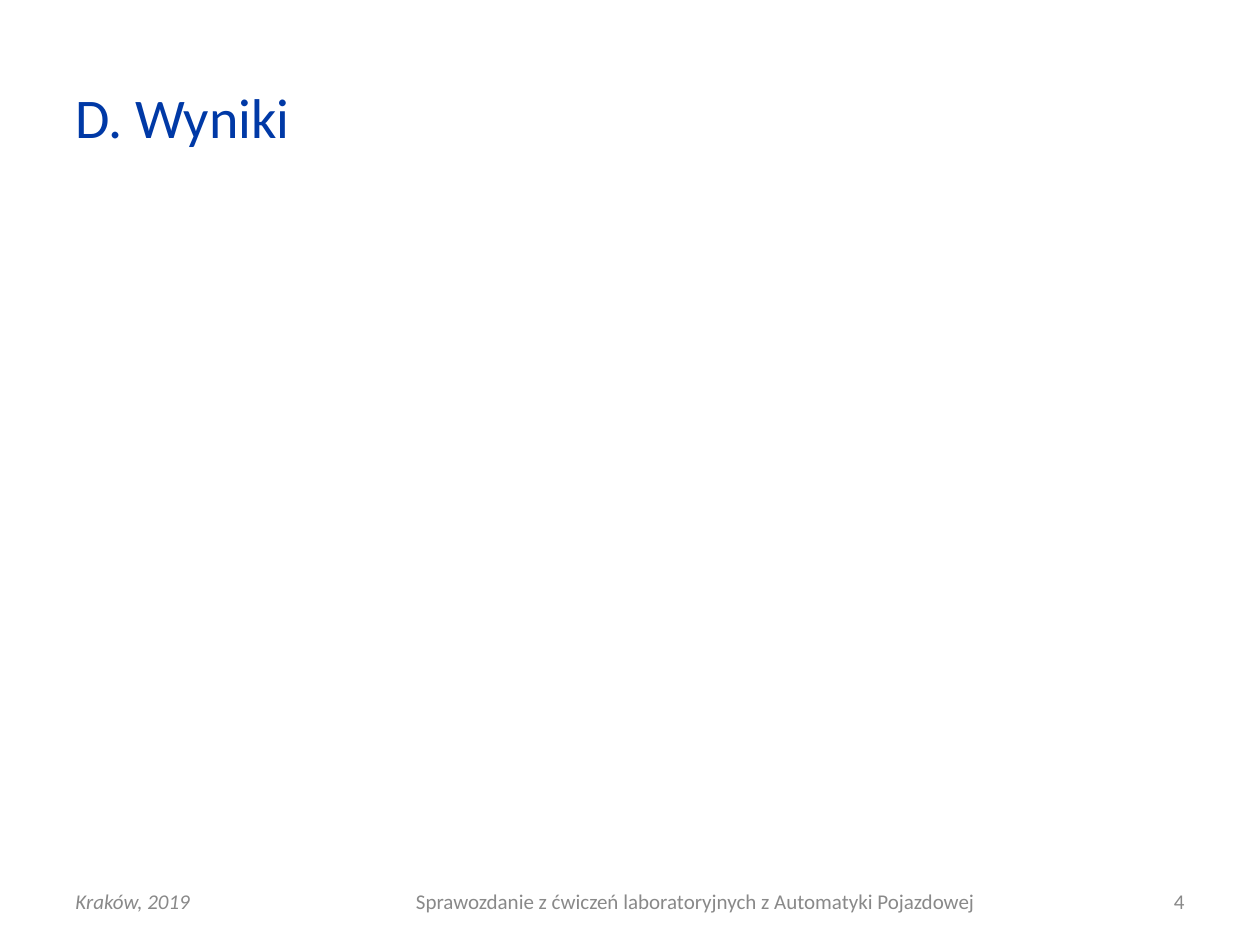
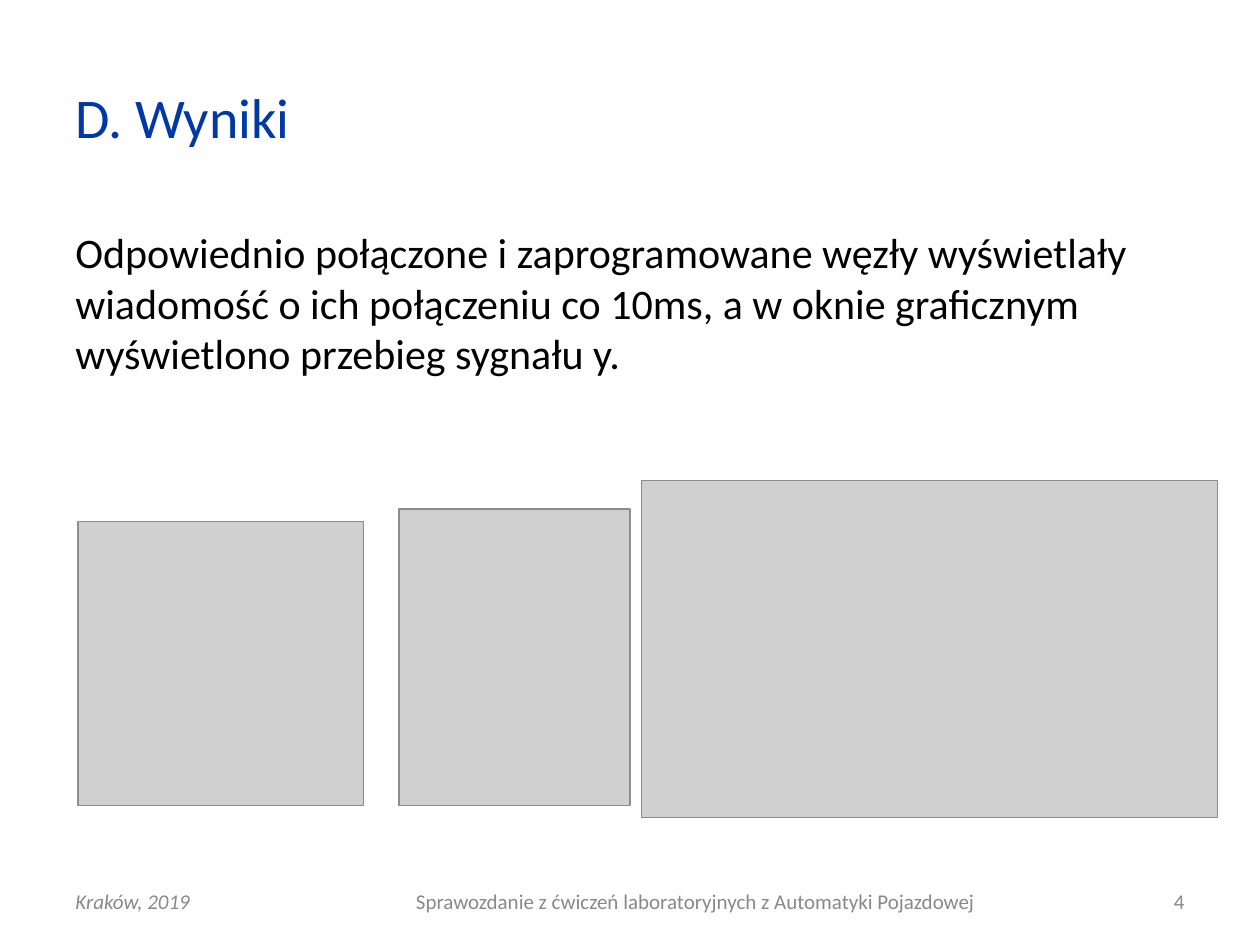
Before and after one commit to elfsonix/Automatyka-Pojazdowa, a slide deck: slide 4 of ananasy/AP_L04_20190306_0930_G03.ppt. Drawn at 1260x945 pixels with LibreOffice and Linux fonts; fonts in the diff are those of the drawing; grey boxes stand for pictures. Boxes give left, top, right and bottom in pixels: in the first picture for what was removed or moved away, otherwise in the second. Text is boxed around its words. In the diff, an @@ line names an element or a change of style, - is before the commit and + after.

```diff
--- a/ananasy/AP_L04_20190306_0930_G03.ppt
+++ b/ananasy/AP_L04_20190306_0930_G03.ppt
@@ text added at (75,238,1127,377), 24 pt, text #000000 @@
+Odpowiednio połączone i zaprogramowane węzły wyświetlały wiadomość o ich połączeniu co 10ms, a w oknie graficznym wyświetlono przebieg sygnału y.
@@ picture added at (399,509,630,805) @@
@@ picture added at (641,480,1217,818) @@
@@ picture added at (78,522,363,805) @@
```
Also in this commit, not shown: 1 other slide changed, 8 other files.
